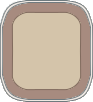
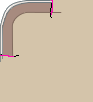
Two versions of the same layered image (w=93, h=102). Layer-by-layer changes:
hid "Visible" over [0, 0, 93, 102]
showed "Border" over [0, 0, 62, 62]
showed "Background", painted on it over [0, 0, 93, 102]
